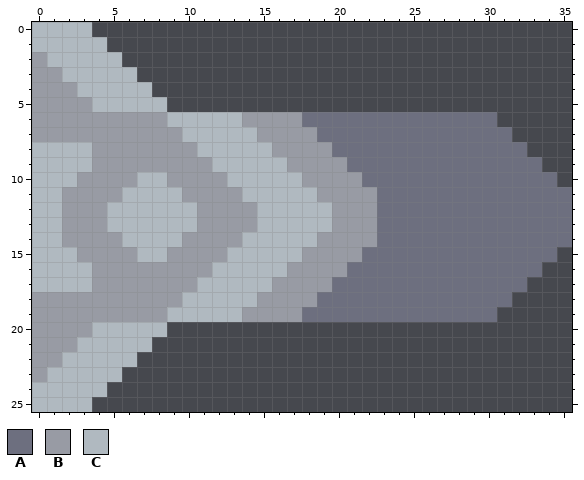
One commit to this pixel-art sprite: sprites/units/ant-leg.png. The picture above was drawn from the file before the commit.
The file is 36x26 pixels.
Palette (. is transparent): A #6d6f7f  B #989ba4  C #b0b9c0
The same view after the edit:
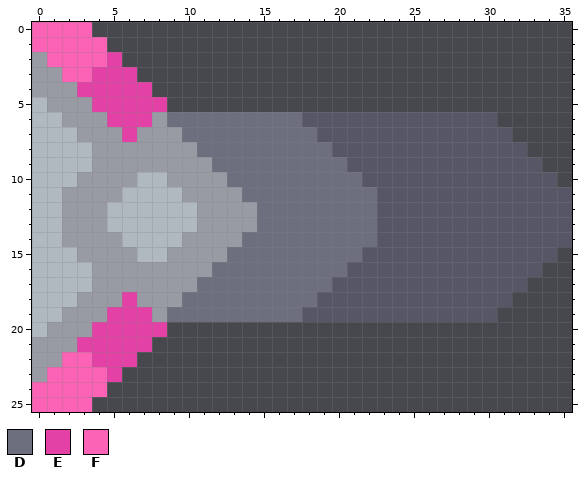
Colours new in this view: D #6d6f7f  E #e341a5  F #fc62b5
Difference:
colour A: #6d6f7f -> #565666
y 0: x 0..3 CCCC -> FFFF
y 1: x 0..4 CCCCC -> FFFFF
y 2: x 1..5 CCCCC -> FFFFE
y 3: x 2..6 CCCCC -> FFEEE
y 4: x 3..7 CCCCC -> EEEEE
y 5: x 0 B -> C; x 4..8 CCCCC -> EEEEE
y 6: x 0..1 BB -> CC; x 5..7 BBB -> EEE; x 9..17 CCCCCBBBB -> DDDDDDDDD
y 7: x 0..2 BBB -> CCC; x 6 B -> E; x 10..18 CCCCCBBBB -> DDDDDDDDD
y 8: x 11..19 CCCCCBBBB -> DDDDDDDDD
y 9: x 12..20 CCCCCBBBB -> DDDDDDDDD
y 10: x 13..21 CCCCCBBBB -> DDDDDDDDD
y 11: x 14..22 CCCCCBBBB -> DDDDDDDDD
y 12..13: x 15..22 CCCCCBBB -> DDDDDDDD
y 14: x 14..22 CCCCCBBBB -> DDDDDDDDD
y 15: x 13..21 CCCCCBBBB -> DDDDDDDDD
y 16: x 12..20 CCCCCBBBB -> DDDDDDDDD
y 17: x 11..19 CCCCCBBBB -> DDDDDDDDD
y 18: x 0..2 BBB -> CCC; x 6 B -> E; x 10..18 CCCCCBBBB -> DDDDDDDDD
y 19: x 0..1 BB -> CC; x 5..7 BBB -> EEE; x 9..17 CCCCCBBBB -> DDDDDDDDD
y 20: x 0 B -> C; x 4..8 CCCCC -> EEEEE
y 21: x 3..7 CCCCC -> EEEEE
y 22: x 2..6 CCCCC -> FFEEE
y 23: x 1..5 CCCCC -> FFFFE
y 24: x 0..4 CCCCC -> FFFFF
y 25: x 0..3 CCCC -> FFFF
Pixel boxes of the changes (left, top, right, bottom) in both pictures:
changed: (32, 22, 572, 412)
